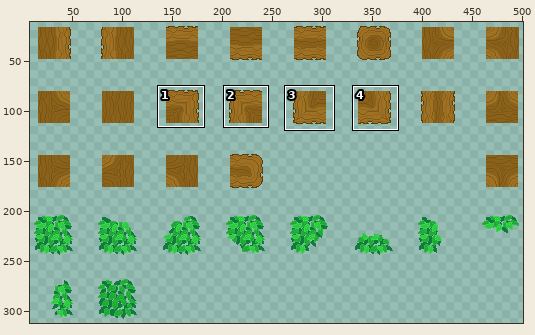
File history of a sprite sheet, assets/sprites/environment/tree-tiles.png. Above, an overview of the earlier version with the close-up marked.
Close-up. First the earlier version:
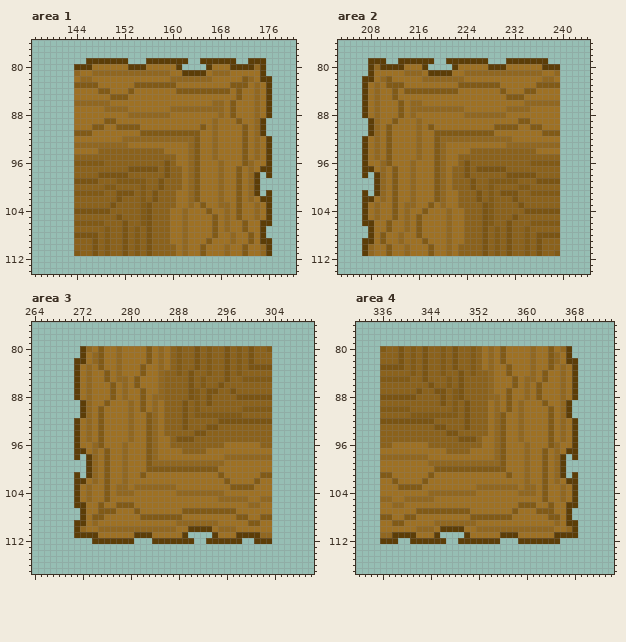
The file is 512x512 pixels. Shown: area 1: x 137..180, y 76..114; area 2: x 203..244, y 76..114; area 3: x 264..310, y 76..117; area 4: x 332..374, y 76..117. The wide view leaves out empty margins. The commit also changed other parts of the picture, which this record leaves out.
The result:
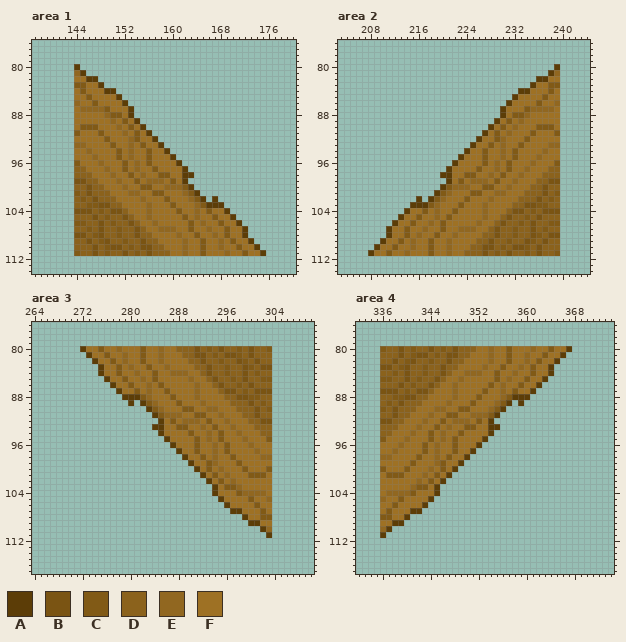
Palette (. is transparent): A #5c3d07  B #7a5413  C #815a16  D #8b621c  E #916720  F #9e7124
Diff:
Changed rows in their new state; - is an unchanged pixel.
Area 1:
first column x 144:
 79 --.......---.......--......--...-
 80 -.................----..........-
 81 -A..............................-
 82 -FAA.............................
 83 --FFA............................
 84 -C--FAA..........................
 85 --C---FA.........................
 86 -FFCFF--A........................
 87 -EEEECFFFA.......................
 88 -----ECC-A.......................
 89 -----FE-C-A.....................-
 90 -CC-F--EF-FA....................-
 91 -FF-C---E-CFA...................-
 92 -----C--F-CFFA...................
 93 --FFFFCFFE-C--A..................
 94 --E-FFFCFEFFCFFA.................
 95 FFFEFFFCFEFFCFFFA................
 96 -FFFEFFFCFEFCFFFFA...............
 97 --FFFEFFCFEFFCFFFFA..............
 98 ---FFFEFFCFEFFCCFFAA...........-.
 99 --DDFFFEFF-FEEEFCFA............--
100 --B--FFFEFF-CFFEEECA...........--
101 -DBDD-FFFEEFFCCFF-ECA..........-.
102 -C-B---FFFFEFFFCF----A.A.........
103 --CCBBD-FFFFEFFFC--FE-AAA........
104 ---DCDBB-FFFEFFF-CF-E----A.......
105 ---B-C-DB-FFEFFF--C-E----FA......
106 --DDB-C-DB-FFEFF--FC-E-FCF-A.....
107 --C-BD-CD-B-FFEEE-FC--EF-C--A...-
108 --DCBD-CD-B-DFFF-EF-C--E-CF-A...-
109 --BDCB--C-DBD-FF-----CF-E-C--A...
110 ------BBDCDB---FF-------EF-CF-A..
111 ----------------F--------------A.
Area 2:
first column x 207:
 79 -...--......--.......---.......--
 80 -..........----.................-
 81 -..............................A-
 82 .............................AAF-
 83 ............................AFF--
 84 ..........................AAF--C-
 85 .........................AF---C--
 86 ........................A--FFCFF-
 87 .......................AFFFCEEEE-
 88 .......................A-CCE-----
 89 -.....................A-C-EF-----
 90 -....................AF-FE--F-CC-
 91 -...................AFC-E---C-FF-
 92 ...................AFFC-F--C-----
 93 ..................A--C-EFFCFFFF--
 94 .................AFFCFFEFCFFF-E--
 95 ................AFFFCFFEFCFFFEFFF
 96 ...............AFFFFCFEFCFFFEFFF-
 97 ..............AFFFFCFFEFCFFEFFF--
 98 .-...........AAFFCCFFEFCFFEFFF---
 99 --............AFCFEEEF-FFEFFFDD--
100 --...........ACEEEFFC-FFEFFF--B--
101 .-..........ACE-FFCCFFEEFFF-DDBD-
102 .........A.A----FCFFFEFFFF---B-C-
103 ........AAA-EF--CFFFEFFFF-DBBCC--
104 .......A----E-FC-FFFEFFF-BBDCD---
105 ......AF----E-C--FFFEFF-BD-C-B---
106 .....A-FCF-E-CF--FFEFF-BD-C-BDD--
107 -...A--C-FE--CF-EEEFF-B-DC-DB-C--
108 -...A-FC-E--C-FE-FFFD-B-DC-DBCD--
109 ...A--C-E-FC-----FF-DBD-C--BCDB--
110 ..A-FC-FE-------FF---BDCDBB------
111 .A--------------F----------------
Area 3:
first column x 271:
 80 --F--------CF---FD------BD-------
 81 -.AFFC-FE--CF---FF---BDC--B------
 82 ...AF-CFE--CF---FFF-DBD-CD-BCDB--
 83 ....A--C-E-FC-FEFFFFD-B--C-DBCD--
 84 ....AF-C--EF-CFFEEEFF-B--C-DB-C--
 85 .....A-FC-FE-CFFFFFEFF-B-DC-BDD--
 86 ......A-FCF-E-CFFFFFEFF----C-B---
 87 .......AF-CFE-FCFFFFEFFF-B--C-BBB
 88 ........AAA-EFFFCFFFEFFFF----CCDD
 89 -........A.AC--FFCFFFEFFFF---B-C-
 90 -...........ACEFFFCCFFEEFFF-DDBD-
 91 -............ACEEEFF--FFEFFF--B--
 92 ..............AFCFEEEFCFFEFFFDD--
 93 .............AAFFCCFFEFCFFEFFF---
 94 ..............AFFFFCFFEFCFFEFFF--
 95 ...............AFFFFCFEFCFFFEFFFC
 96 ................AFFFCFFEFC---E-FF
 97 .................AFFCF-E-C----E--
 98 .-................A--C-E-FCFFFF--
 99 --.................AFFC-F--C-----
100 --..................AF-FE---C---C
101 .-...................A-CFE---CC-F
102 ......................A-CFE---F--
103 .......................A-C-EFF---
104 .......................AF--CEEEE-
105 ........................AFFFFC-F-
106 .........................A---FC--
107 -.........................AA---C-
108 -...........................A----
109 .............................AA--
110 ...............................AE
111 ...................----.........A
112 ---.......---.......--......--...
Area 4:
first column x 336:
 80 -------DB------DF---FC--------F--
 81 ------B--CDB---FF---FC--EF-CFFA.-
 82 --BDCB-DC-DBD-FFF---FC--EFC-FA...
 83 --DCBD-C--B-DFFFFEF-CF-E-C--A....
 84 --C-BD-C--B-FFEEEFFC-FE--C-FA....
 85 --DDB-CD-B-FFEFFFFFC-EF-CF-A.....
 86 ---B-C----FFEFFFFFC-E-FCF-A......
 87 BBB-C--B-FFFEFFFFCF-EFC-FA.......
 88 DDCC----FFFFEFFFCFFFE-AAA........
 89 -C-B---FFFFEFFFCFF--CA.A........-
 90 -DBDD-FFFEEFFCCFFFECA...........-
 91 --B--FFFEFF--FFEEECA............-
 92 --DDFFFEFFCFEEEFCFA..............
 93 ---FFFEFFCFEFFCCFFAA.............
 94 --FFFEFFCFEFFCFFFFA..............
 95 CFFFEFFFCFEFCFFFFA...............
 96 FF-E---CFEFFCFFFA................
 97 --E----C-E-FCFFA.................
 98 --FFFFCF-E-C--A................-.
 99 -----C--F-CFFA.................--
100 C---C---EF-FA..................--
101 F-CC---EFC-A...................-.
102 --F---EFC-A......................
103 ---FFE-C-A.......................
104 -EEEEC--FA.......................
105 -F-CFFFFA........................
106 --CF---A.........................
107 -C---AA.........................-
108 ----A...........................-
109 --AA.............................
110 EA...............................
111 A.........----...................
112 ...--......--.......---.......---
Changed places in both close-ups, as pixel boxes (x1, y1, x2, y2):
changed: (74, 58, 272, 256)
changed: (362, 58, 560, 256)
changed: (74, 346, 272, 544)
changed: (380, 346, 578, 544)
